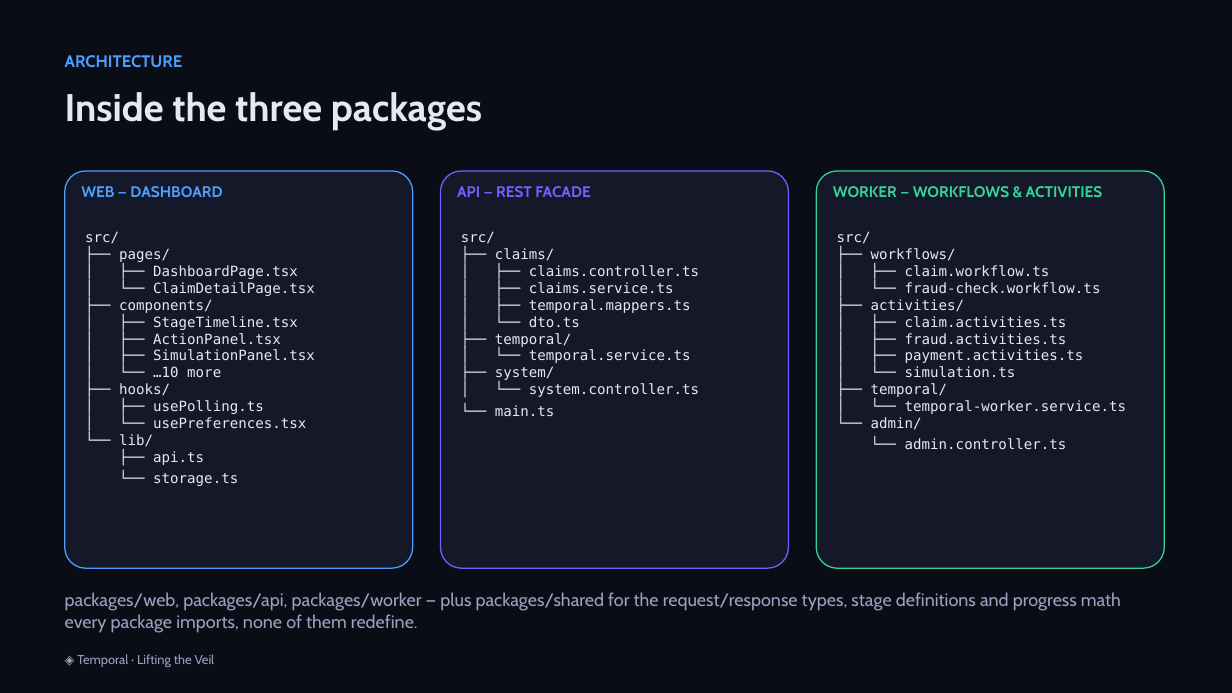
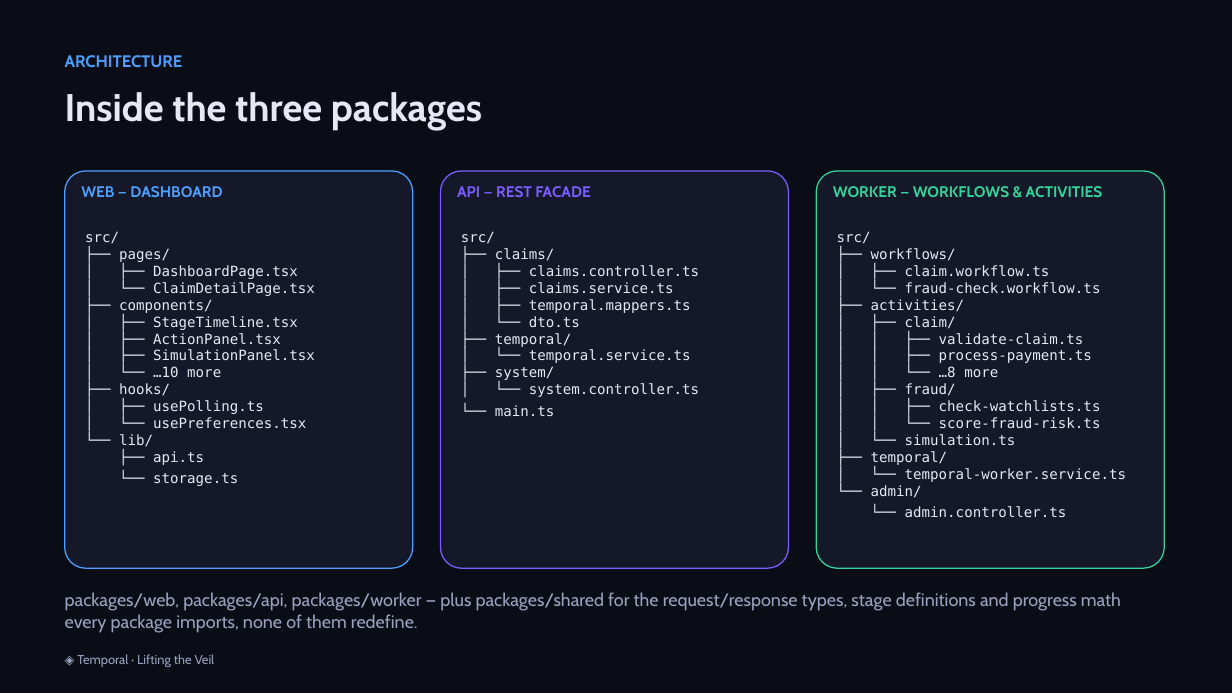
Before and after one commit to simy307/temporal-claims-demo, a slide deck: slide 14 of presentation/Lifting-the-Veil-Temporal-Talk.pptx. Drawn at 1232x693 pixels with LibreOffice and Linux fonts; fonts in the diff are those of the drawing. Boxes give left, top, right and bottom in pixels: in the first picture for what was removed or moved away, otherwise in the second. Text is boxed around its words. In the diff, an @@ line names an element or a change of style, - is before the commit and + after.

```diff
--- a/presentation/Lifting-the-Veil-Temporal-Talk.pptx
+++ b/presentation/Lifting-the-Veil-Temporal-Talk.pptx
@@ text at [837, 231, 1126, 517]: text changed @@
-src/
-├── workflows/
-│ ├── claim.workflow.ts
-│ └── fraud-check.workflow.ts
-├── activities/
-│ ├── claim.activities.ts
-│ ├── fraud.activities.ts
-│ ├── payment.activities.ts
-│ └── simulation.ts
-├── temporal/
-│ └── temporal-worker.service.ts
-└── admin/
-└── admin.controller.ts
+src/
+├── workflows/
+│ ├── claim.workflow.ts
+│ └── fraud-check.workflow.ts
+├── activities/
+│ ├── claim/
+│ │ ├── validate-claim.ts
+│ │ ├── process-payment.ts
+│ │ └── …8 more
+│ ├── fraud/
+│ │ ├── check-watchlists.ts
+│ │ └── score-fraud-risk.ts
+│ └── simulation.ts
+├── temporal/
+│ └── temporal-worker.service.ts
+└── admin/
+└── admin.controller.ts
```
Also in this commit, not shown: 7 other slides changed, 1 slide added, 5 other files.
